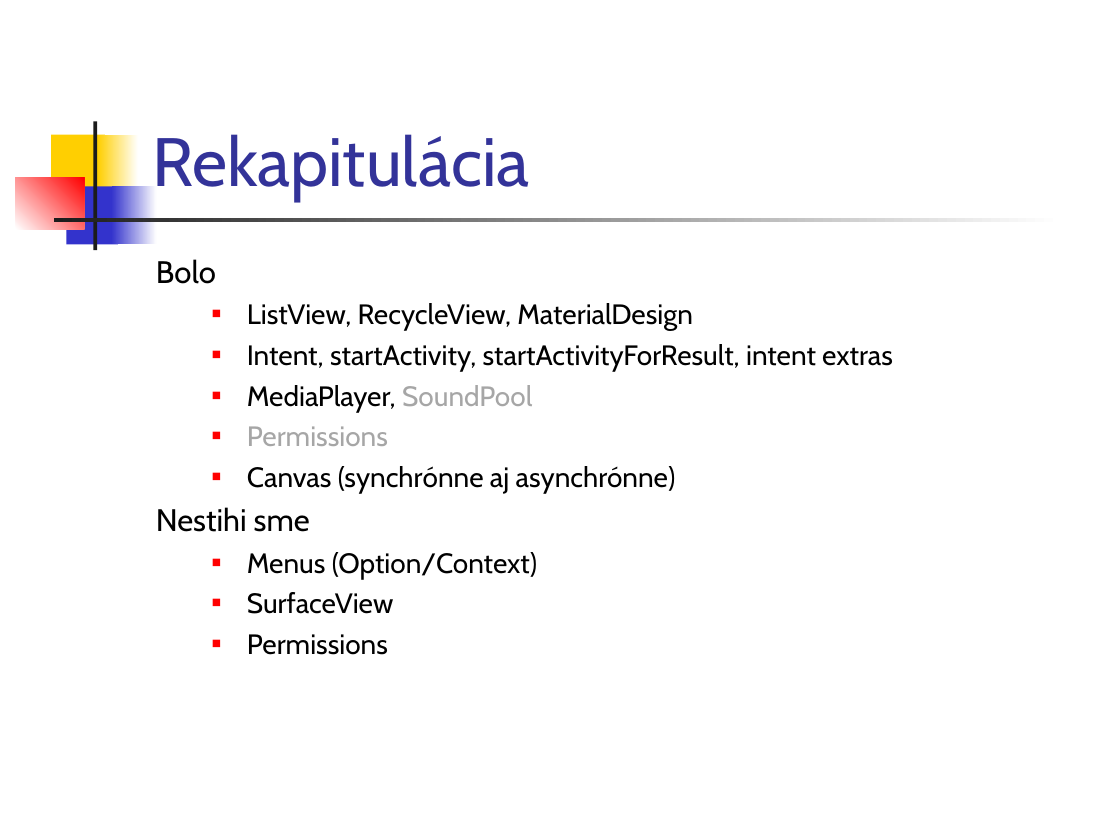
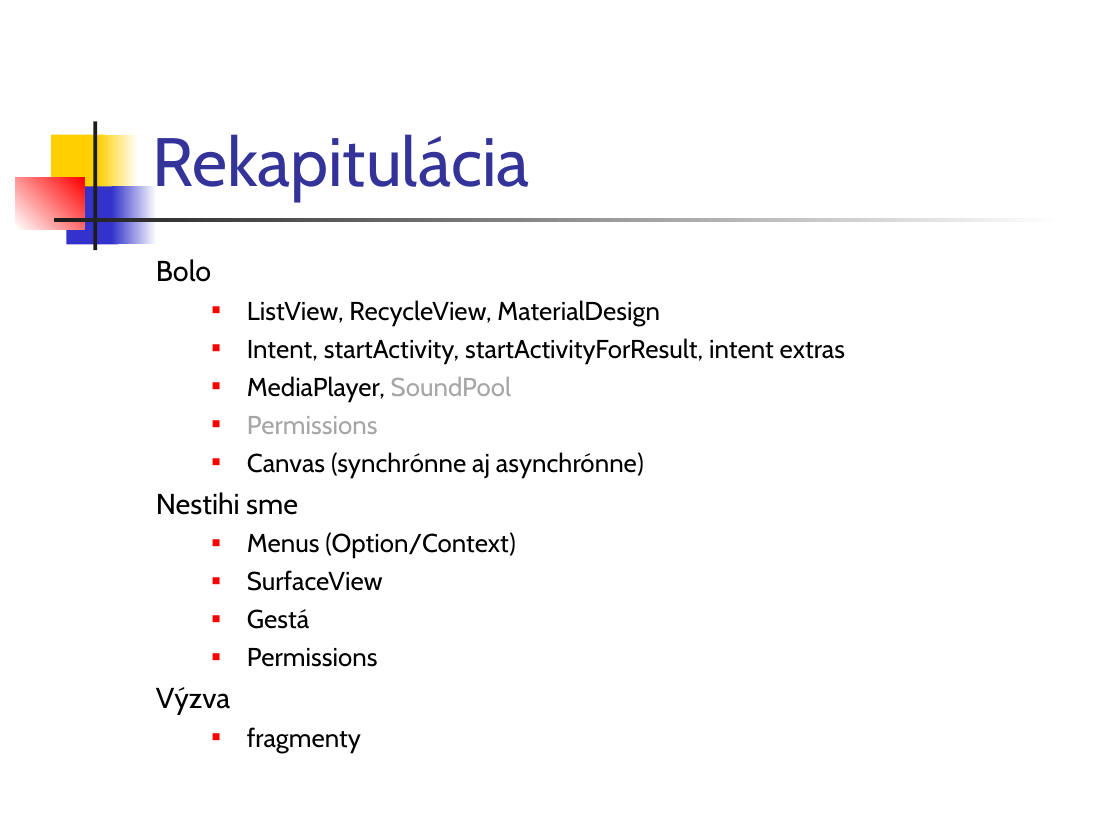
Before and after one commit to vmandro/Prednasky, a slide deck: slide 3 of 05/05_Android.ppt. Drawn at 1120x840 pixels with LibreOffice and Linux fonts; fonts in the diff are those of the drawing. Boxes give left, top, right and bottom in pixels: in the first picture for what was removed or moved away, otherwise in the second. Text is boxed around its words. In the diff, an @@ line names an element or a change of style, - is before the commit and + after.

```diff
--- a/05/05_Android.ppt
+++ b/05/05_Android.ppt
@@ text at (156, 259, 845, 667): size 20 to 18.5 pt in "Bolo", "Nestihi sme"; size 18 to 16.6 pt in "ListView, RecycleView, MaterialDesign", "Intent, startActivity, startActivityForResult, intent extras", "MediaPlayer, SoundPool", "Permissions" and 4 more places @@
@@ text at (247, 609, 309, 629): paragraph added @@
+  ■ Gestá
@@ text at (156, 687, 361, 752): paragraphs added @@
+Výzva
+  ■ fragmenty
```
Also in this commit, not shown: 11 other slides changed, 3 slides added, 1 other file.
